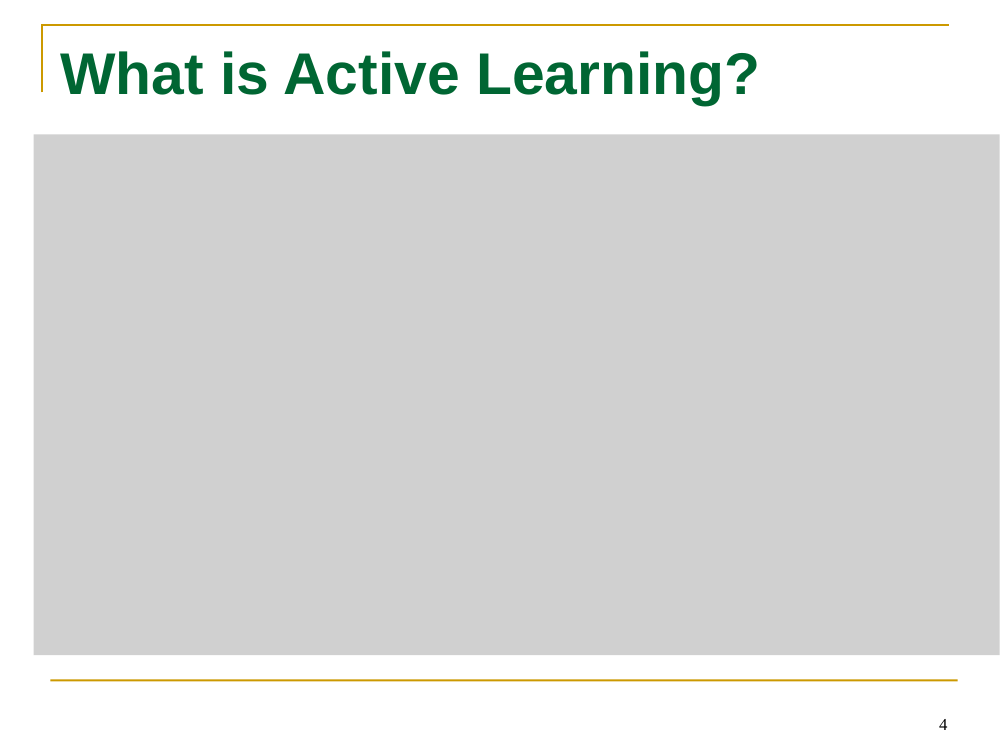
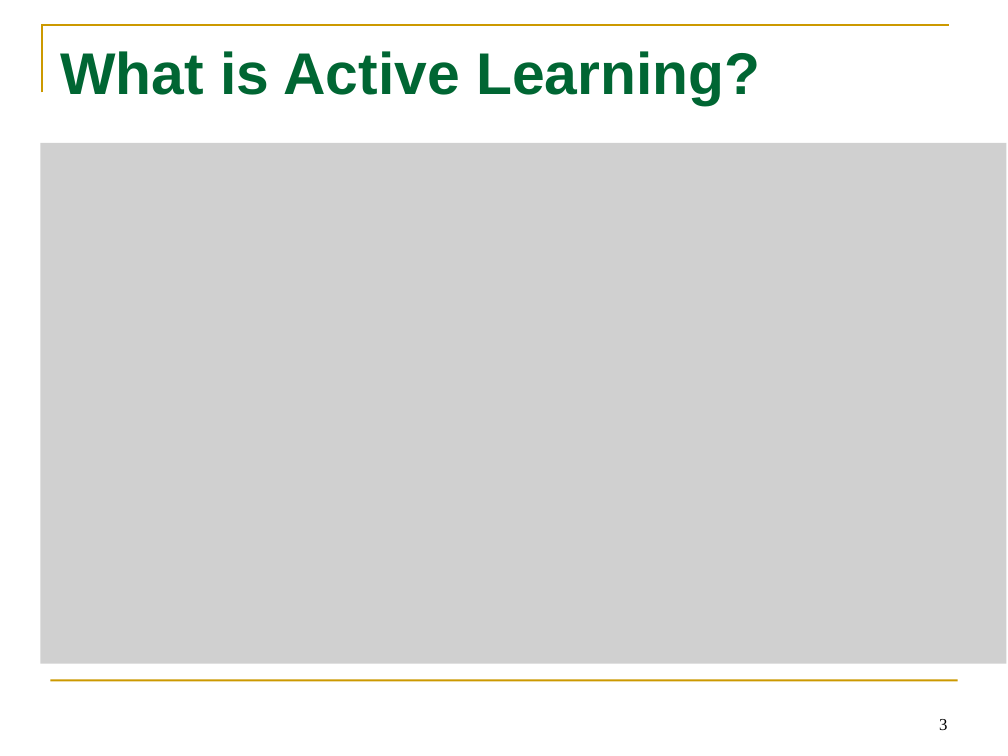
Before and after one commit to tttyy/Active-Learning, a slide deck: slide 3 of presentation/Activelearning.pptx (slide 4 before the commit). Drawn at 1008x756 pixels with LibreOffice and Linux fonts; fonts in the diff are those of the drawing; grey boxes stand for pictures. Boxes give left, top, right and bottom in pixels: in the first picture for what was removed or moved away, otherwise in the second. Text is boxed around its words. In the diff, an @@ line names an element or a change of style, - is before the commit and + after.

```diff
--- a/presentation/Activelearning.pptx
+++ b/presentation/Activelearning.pptx
@@ picture: place and size @@
-picture at [33, 134, 999, 655]
+picture at [40, 143, 1006, 664]
@@ page number at [939, 719, 947, 730]: text changed @@
-4
+3
```
Also in this commit, not shown: 7 other slides changed, 5 slides added, 1 slide removed.
